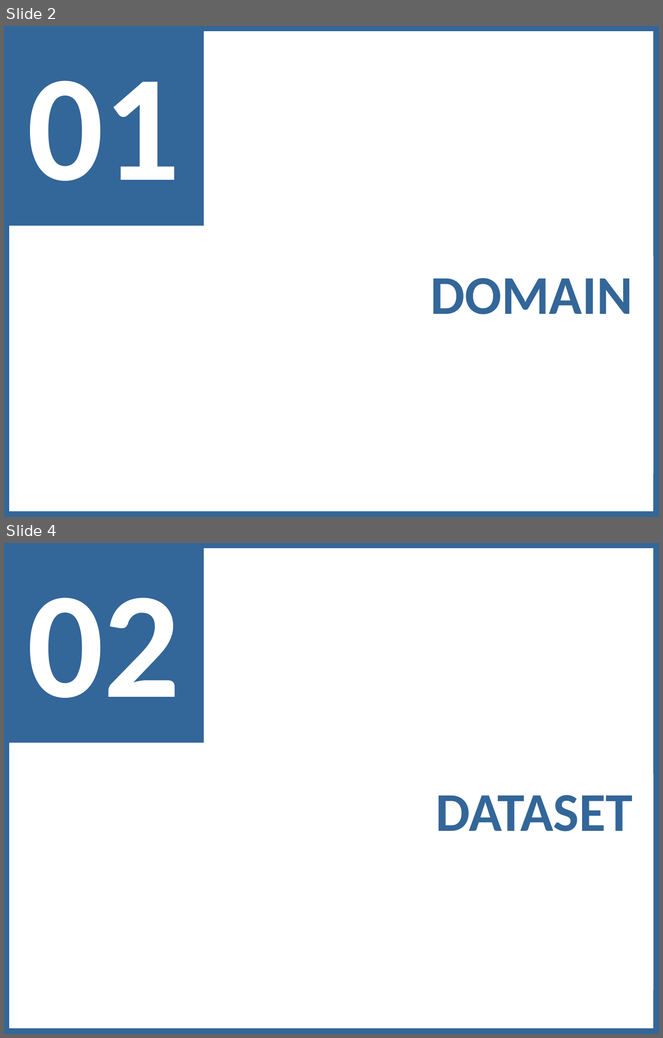
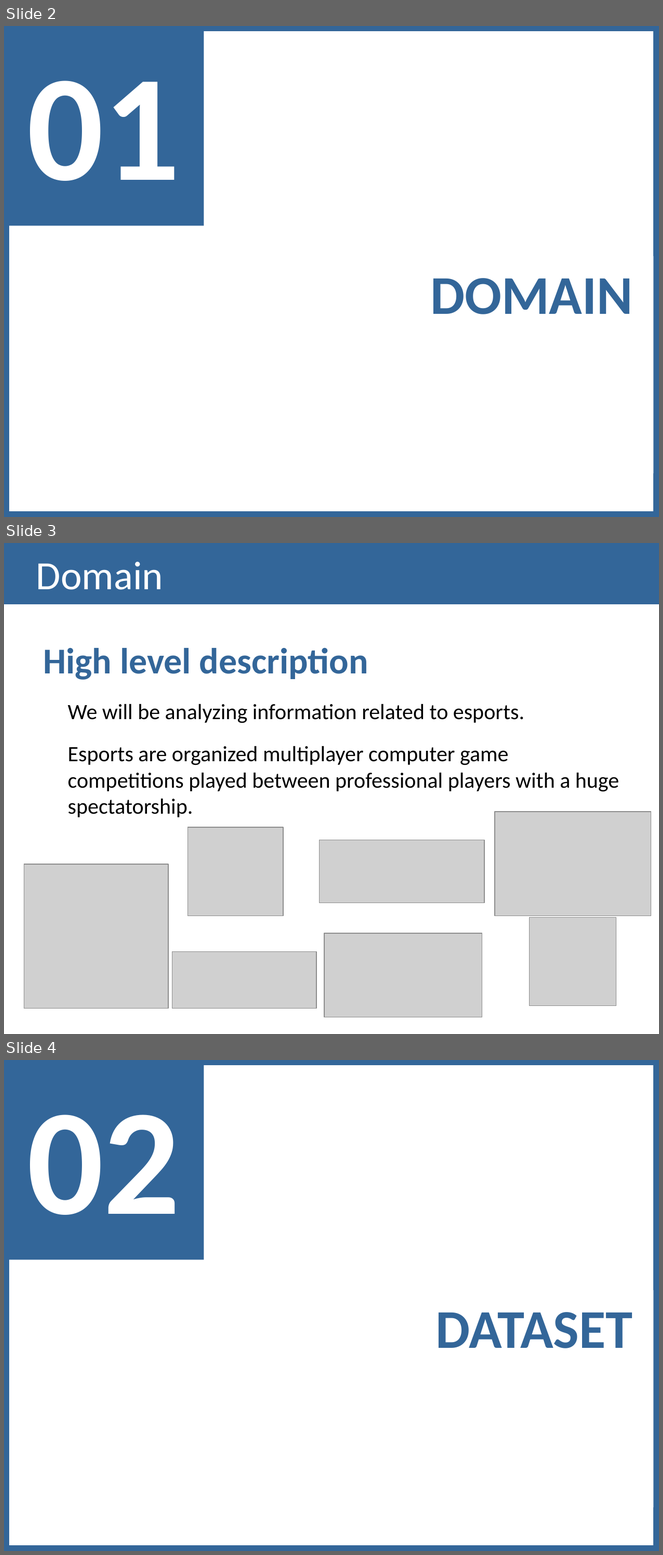
Before and after one commit to lucasrafael98/IV1819-esports, a slide deck: Documentation/Checkpoint I - Presentation.pptx. Shown one above the other, each under a label of ours: slides 2 and 4 before the commit, slides 2, 3 and 4 after it; the slides between them are not shown. The pictures are 663x1038 and 663x1555 pixels, drawn with LibreOffice and Linux fonts; fonts in the diff are those of the drawing; grey boxes stand for pictures. Boxes give left, top, right and bottom in pixels: in the first picture for what was removed or moved away, otherwise in the second. Text is boxed around its words. In the diff, an @@ line names an element or a change of style, - is before the commit and + after.

```diff
--- a/Documentation/Checkpoint I - Presentation.pptx
+++ b/Documentation/Checkpoint I - Presentation.pptx
@@ slide 3 added at [4, 543, 659, 1034], background #FFFFFF @@
@@ rectangle added at [4, 543, 659, 604], fill #336699, 44 pt, text #FFFFFF @@
+Domain
@@ text added at [43, 648, 619, 818], 24 pt, text #000000 @@
+High level description
+We will be analyzing information related to esports.
+Esports are organized multiplayer computer game competitions played between professional players with a huge spectatorship.
@@ picture added at [495, 812, 651, 916] @@
@@ picture added at [188, 827, 283, 916] @@
@@ picture added at [319, 840, 484, 903] @@
@@ picture added at [24, 865, 168, 1009] @@
@@ picture added at [530, 918, 617, 1006] @@
@@ picture added at [324, 934, 482, 1017] @@
@@ picture added at [172, 952, 317, 1008] @@
```
Also in this commit, not shown: 5 slides changed, 1 slide removed, 1 other file.
